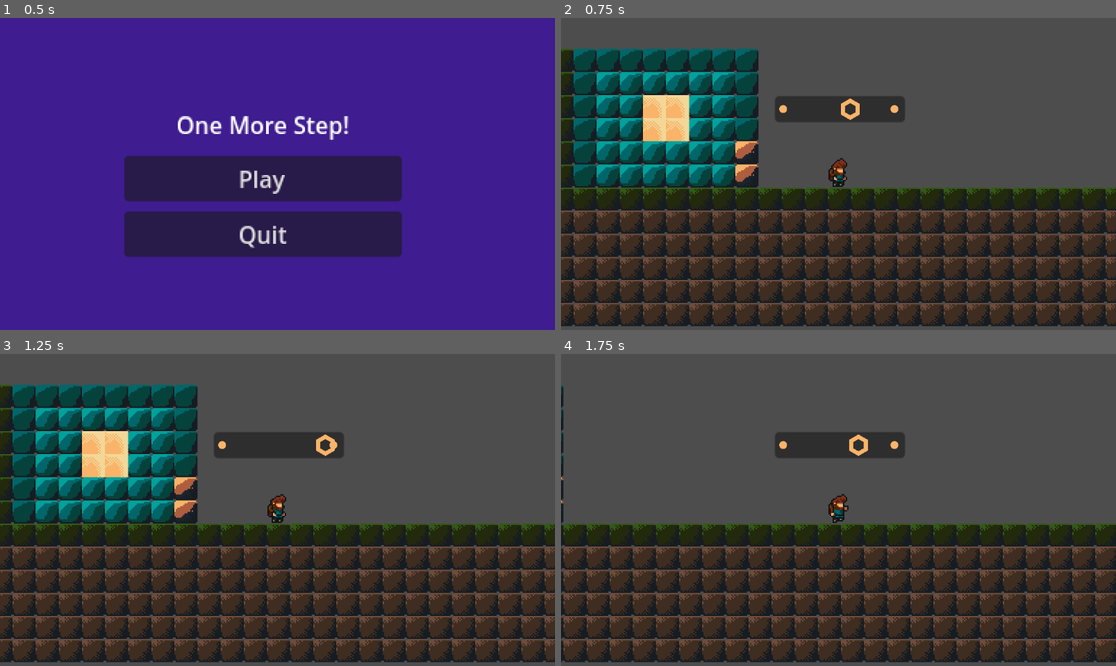
Above: before the commit, frames 1-4 (two rows, left to right).
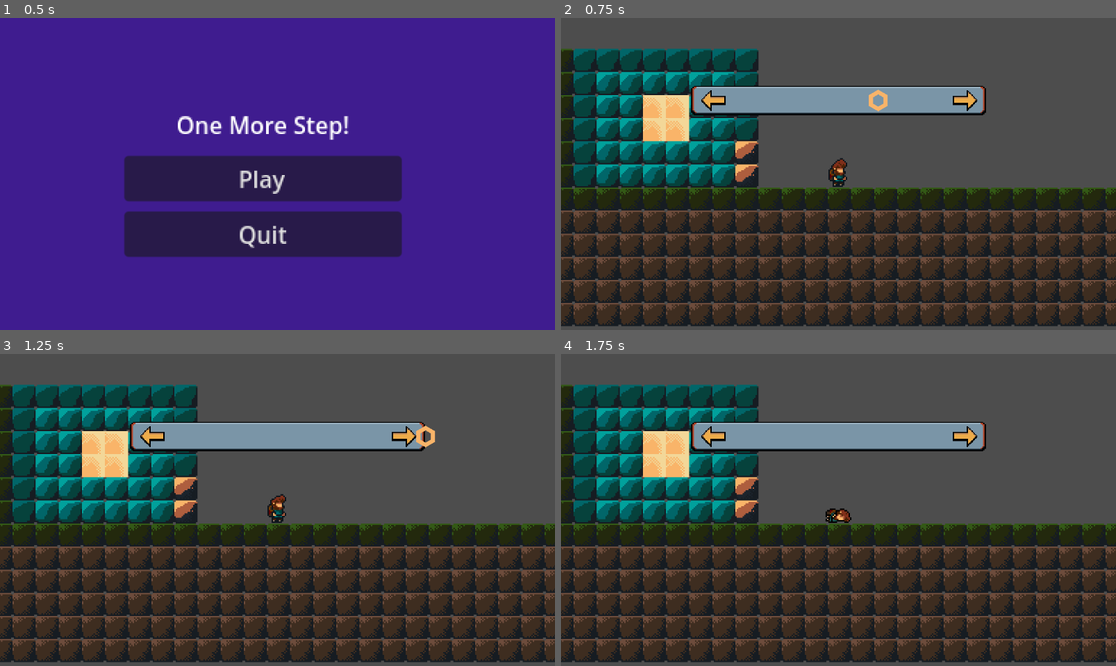
Above: after the commit, the same moments.

Repository: ShadowRaven235/One-more-step
Game: Godot game, scene res://Scenes/menu.tscn
Same seed, same stepped clock (60 frames per second), same inputs: the game is played once before the commit and once after it.
Inputs:
- Up to frame 1 (0.5 s): no input
- Up to frame 2 (0.75 s): click "Play" at 0.5 s
- Up to frame 3 (1.25 s): no input
- Up to frame 4 (1.75 s): tap Enter (ui_accept) at 1.25, 1.52 s; hold Right (ui_right) from 1.28 s (still down)

Frame 1 is identical in both runs. In frame 2, 5.4% of the frame differs, in the area x 23-77%, y 21-34%; in frame 3, 5.4%; in frame 4, 40%, in the area x 0-100%, y 9-99%.

Commit message:
New assets

Diff:
--- a/Player.gd
+++ b/Player.gd
@@ -21,6 +21,7 @@
 		velocity.y += gravity * delta
 
 	if Utils.tripped and not Utils.gameOver:
+		velocity.x = move_toward(velocity.x, 0, SPEED)
 		animations.play("Death")
 		Utils.gameOver = true
 
--- a/Step.gd
+++ b/Step.gd
@@ -4,13 +4,13 @@
 
 func _ready():
 	var tween = get_tree().create_tween()
-	tween.tween_property(self, "position", position + Vector2(100 * direction,0), 2)
+	tween.tween_property(self, "position", position + Vector2(300 * direction,0), 2)
 
 func _physics_process(delta):
 	if Utils.canStep and ((direction == 1 and Input.is_action_just_pressed("ui_right")) or (direction == -1 and Input.is_action_just_pressed("ui_left"))):
 		direction = direction * -1
 		var tween = get_tree().create_tween()
-		tween.tween_property(self, "position", position + Vector2(100 * direction,0), 2)
+		tween.tween_property(self, "position", position + Vector2(300 * direction,0), 2)
 		Utils.canStep = false
 
 func _on_area_entered(area):
--- a/player.tscn
+++ b/player.tscn
@@ -264,4 +264,4 @@
 autoplay = "Idle"
 
 [node name="StepMeter" parent="." instance=ExtResource("3_nmsud")]
-position = Vector2(-44, -51)
+position = Vector2(0, -48)
--- a/step_meter.tscn
+++ b/step_meter.tscn
@@ -1,7 +1,9 @@
-[gd_scene load_steps=10 format=3 uid="uid://cvxf4lo2s3cor"]
+[gd_scene load_steps=14 format=3 uid="uid://cvxf4lo2s3cor"]
 
 [ext_resource type="Script" path="res://Step.gd" id="1_cikit"]
 [ext_resource type="Texture2D" uid="uid://2lsigk551p05" path="res://ArtAssets/s4m_ur4i_huge-assetpack-ui.png" id="1_tmoat"]
+[ext_resource type="Texture2D" uid="uid://f8w0avpu2xlq" path="res://ArtAssets/arrow.png" id="3_nhw5d"]
+[ext_resource type="Texture2D" uid="uid://cqndmht1ejwef" path="res://ArtAssets/bar.png" id="4_2heql"]
 
 [sub_resource type="AtlasTexture" id="AtlasTexture_jleds"]
 atlas = ExtResource("1_tmoat")
@@ -23,75 +25,114 @@
 
 [sub_resource type="RectangleShape2D" id="RectangleShape2D_7yiv5"]
 
-[sub_resource type="AtlasTexture" id="AtlasTexture_2dhct"]
-atlas = ExtResource("1_tmoat")
-region = Rect2(720, 240, 240, 240)
+[sub_resource type="AtlasTexture" id="AtlasTexture_i78i1"]
+atlas = ExtResource("3_nhw5d")
+region = Rect2(0, 0, 24, 20)
+
+[sub_resource type="AtlasTexture" id="AtlasTexture_iovnk"]
+atlas = ExtResource("3_nhw5d")
+region = Rect2(24, 0, 24, 20)
 
 [sub_resource type="SpriteFrames" id="SpriteFrames_6xag1"]
 animations = [{
 "frames": [{
 "duration": 1.0,
-"texture": SubResource("AtlasTexture_2dhct")
+"texture": SubResource("AtlasTexture_i78i1")
+}, {
+"duration": 1.0,
+"texture": SubResource("AtlasTexture_iovnk")
+}],
+"loop": true,
+"name": &"default",
+"speed": 2.0
+}]
+
+[sub_resource type="RectangleShape2D" id="RectangleShape2D_beqrx"]
+size = Vector2(17, 14)
+
+[sub_resource type="SpriteFrames" id="SpriteFrames_uhf2q"]
+animations = [{
+"frames": [{
+"duration": 1.0,
+"texture": ExtResource("4_2heql")
 }],
 "loop": true,
 "name": &"default",
 "speed": 5.0
 }]
 
-[sub_resource type="CircleShape2D" id="CircleShape2D_dnoj7"]
-radius = 3.0
-
 [node name="StepMeter" type="Node2D"]
+z_index = 2
 
 [node name="Panel" type="Panel" parent="."]
-offset_right = 90.0
-offset_bottom = 18.0
+visible = false
+offset_left = -97.0
+offset_top = -9.0
+offset_right = 98.0
+offset_bottom = 9.0
+metadata/_edit_lock_ = true
 
 [node name="Step" type="Area2D" parent="."]
+z_index = 1
 script = ExtResource("1_cikit")
 
 [node name="AnimatedSprite2D" type="AnimatedSprite2D" parent="Step"]
-position = Vector2(40, 10)
+position = Vector2(-3, 1)
 scale = Vector2(0.2, 0.2)
 sprite_frames = SubResource("SpriteFrames_ra3t1")
+metadata/_edit_lock_ = true
 
 [node name="CollisionShape2D" type="CollisionShape2D" parent="Step"]
-position = Vector2(43, 9)
 shape = SubResource("RectangleShape2D_wh34w")
+metadata/_edit_lock_ = true
 
 [node name="Trip" type="Area2D" parent="."]
+metadata/_edit_lock_ = true
 
 [node name="CollisionShape2D" type="CollisionShape2D" parent="Trip"]
-position = Vector2(-10, 8)
+position = Vector2(-112, 0)
 shape = SubResource("RectangleShape2D_7yiv5")
 
 [node name="CollisionShape2D2" type="CollisionShape2D" parent="Trip"]
-position = Vector2(100, 9)
+position = Vector2(112, 0)
 shape = SubResource("RectangleShape2D_7yiv5")
 
-[node name="Marker" type="Area2D" parent="."]
-
-[node name="AnimatedSprite2D" type="AnimatedSprite2D" parent="Marker"]
-position = Vector2(5, 7)
-scale = Vector2(0.17, 0.17)
-sprite_frames = SubResource("SpriteFrames_6xag1")
-
-[node name="CollisionShape2D" type="CollisionShape2D" parent="Marker"]
-position = Vector2(6, 9)
-shape = SubResource("CircleShape2D_dnoj7")
-
-[node name="Marker2" type="Area2D" parent="."]
-
-[node name="AnimatedSprite2D" type="AnimatedSprite2D" parent="Marker2"]
-position = Vector2(82, 7)
-scale = Vector2(0.17, 0.17)
-sprite_frames = SubResource("SpriteFrames_6xag1")
+[node name="MarkerRight" type="Area2D" parent="."]
+position = Vector2(90, 0)
 metadata/_edit_lock_ = true
 
-[node name="CollisionShape2D" type="CollisionShape2D" parent="Marker2"]
-position = Vector2(83, 9)
-shape = SubResource("CircleShape2D_dnoj7")
+[node name="AnimatedSprite2D" type="AnimatedSprite2D" parent="MarkerRight"]
+position = Vector2(-2, 2.38419e-07)
+scale = Vector2(0.80875, 0.80875)
+sprite_frames = SubResource("SpriteFrames_6xag1")
+frame_progress = 0.961141
 metadata/_edit_lock_ = true
+
+[node name="CollisionShape2D" type="CollisionShape2D" parent="MarkerRight"]
+position = Vector2(-2.5, 0)
+shape = SubResource("RectangleShape2D_beqrx")
+metadata/_edit_lock_ = true
+
+[node name="MarkerLeft" type="Area2D" parent="."]
+position = Vector2(-87, 0)
+
+[node name="AnimatedSprite2D" type="AnimatedSprite2D" parent="MarkerLeft"]
+scale = Vector2(0.80875, 0.80875)
+sprite_frames = SubResource("SpriteFrames_6xag1")
+frame_progress = 0.928568
+flip_h = true
+metadata/_edit_lock_ = true
+
+[node name="CollisionShape2D" type="CollisionShape2D" parent="MarkerLeft"]
+shape = SubResource("RectangleShape2D_beqrx")
+metadata/_edit_lock_ = true
+
+[node name="Node2D" type="Node2D" parent="."]
+
+[node name="AnimatedSprite2D" type="AnimatedSprite2D" parent="Node2D"]
+z_index = -1
+scale = Vector2(0.855769, 0.855769)
+sprite_frames = SubResource("SpriteFrames_uhf2q")
 
 [connection signal="area_entered" from="Step" to="Step" method="_on_area_entered"]
 [connection signal="area_exited" from="Step" to="Step" method="_on_area_exited"]
Binary file added: ArtAssets/arrow.png
Not shown, added: ArtAssets/arrow.png.import
Binary file added: ArtAssets/bar.png
Not shown, added: ArtAssets/bar.png.import
